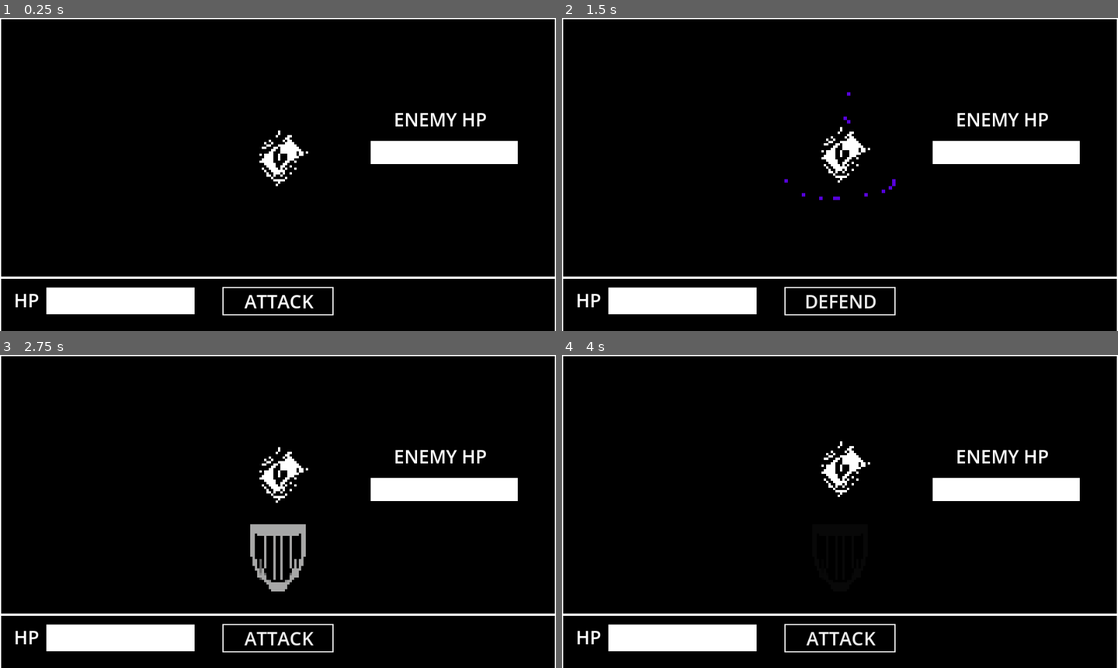
Above: before the commit, frames 1-4 (two rows, left to right).
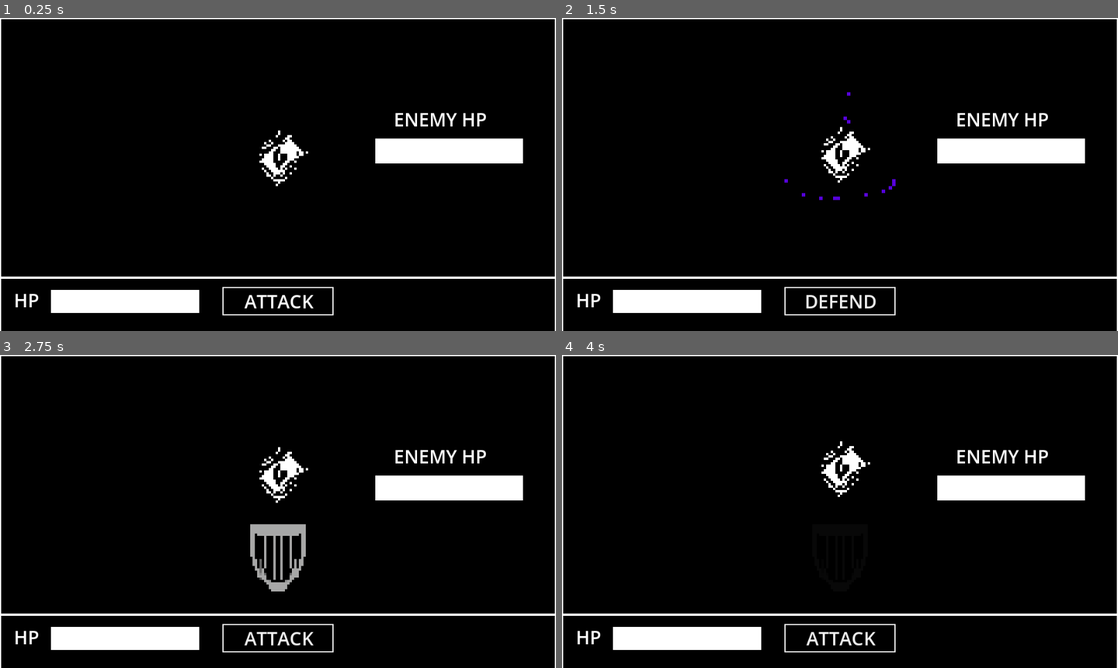
Above: after the commit, the same moments.

Repository: tjpalmer/darkvision
Game: Godot game, scene res://battle-engine/battle-engine.tscn
The game is run twice, just before and just after one commit, with the same random seed, the same clock (stepped at 60 frames per second) and the same inputs. This scene is started directly instead of the project's main scene.
Inputs:
- Up to frame 1 (0.25 s): no input
- Up to frame 2 (1.5 s): click "ATTACK" at 0.5 s; hold W (move_forward) from 1.28 s (still down)
- Up to frame 3 (2.75 s): release W (move_forward) at 2 s; click "DEFEND" at 2 s
- Up to frame 4 (4 s): hold W (move_forward) from 3.53 s (still down)

The runs differ from the first frame. In frame 1, 0.9% of the frame differs, in the area x 8-95%, y 38-95%; in frame 2, 0.9%; in frame 3, 0.9%; in frame 4, 0.9%.

Commit message:
player takes dmg

Diff:
--- a/battle-engine/battle-engine.tscn
+++ b/battle-engine/battle-engine.tscn
@@ -167,18 +167,19 @@
 script = ExtResource("6_ct57k")
 
 [node name="PlayerHealthBar" parent="." unique_id=1631433104 instance=ExtResource("7_ct57k")]
-offset_left = 80.0
-offset_top = 488.0
-offset_right = 80.0
-offset_bottom = 488.0
+offset_left = 88.00001
+offset_top = 509.0
+offset_right = 128.01431
+offset_bottom = 543.0703
 scale = Vector2(6.39771, -1.1740428)
 
 [node name="EnemyHealthBar" parent="." unique_id=207078053 instance=ExtResource("7_ct57k")]
-offset_left = 640.0
-offset_top = 232.0
-offset_right = 640.0
-offset_bottom = 232.0
-scale = Vector2(6.36, 1)
+custom_minimum_size = Vector2(100, 100)
+offset_left = 648.0
+offset_top = 208.0
+offset_right = 748.0
+offset_bottom = 308.0
+scale = Vector2(2.5489182, 0.4266063)
 
 [node name="PlayerLabelHp" type="Label" parent="." unique_id=1349741756]
 offset_left = 24.0
@@ -196,4 +197,5 @@
 theme_override_font_sizes/font_size = 32
 text = "ENEMY HP"
 
+[connection signal="damage_player" from="Enemy" to="." method="_on_enemy_damage_player"]
 [connection signal="animation_finished" from="PlayerAttackSprite" to="PlayerAttackSprite" method="_on_animation_finished"]
--- a/battle-engine/battle_engine.gd
+++ b/battle-engine/battle_engine.gd
@@ -27,3 +27,7 @@
 		_init_battle()
 
 		has_init = true
+
+
+func _on_enemy_damage_player(amount: int) -> void:
+	player_healthbar.damage(amount)
--- a/battle-engine/enemy.gd
+++ b/battle-engine/enemy.gd
@@ -13,8 +13,9 @@
 var attack_speed: float = 7.0
 var time_between_decisions: float = 4.0 # in seconds
 
+signal damage_player(amount: int)
 
-var attack_damage: float = 2.0
+var attack_damage: float = 8.0
 var health: float = 10.0
 
 @onready var sprite: AnimatedSprite2D = $AnimatedSprite2D
@@ -79,7 +80,7 @@
 	# If attack is a one-shot animation, when it finishes return to idle.
 	# Make sure the AnimatedSprite2D's "attack" animation is non-looping.
 	if not sprite.is_playing():
-		# here damage the player
+		damage_player.emit(attack_damage)
 		#print("DAMAGE TO PLAYER")
 		sprite.reset_amplitude()
 		sprite.reset_speed()
--- a/globals/player-stats.gd
+++ b/globals/player-stats.gd
@@ -8,6 +8,7 @@
 var level: int = 1
 var experience: int = 0
 var mask_pieces: int = 0
+var attack_damage: float = 6.0
 
 # Convenience helpers
 func heal(amount: int):
--- a/scenes/healthbar/HealthBar.tscn
+++ b/scenes/healthbar/HealthBar.tscn
@@ -13,21 +13,17 @@
 
 [node name="Background" type="ColorRect" parent="." unique_id=678113141]
 layout_mode = 1
-anchors_preset = 4
-anchor_top = 0.5
-anchor_bottom = 0.5
-offset_top = -20.0
-offset_right = 40.0
-offset_bottom = 20.0
+anchors_preset = 15
+anchor_right = 1.0
+anchor_bottom = 1.0
+grow_horizontal = 2
 grow_vertical = 2
 color = Color(0.23392546, 0.23392546, 0.23392543, 1)
 
 [node name="Fill" type="ColorRect" parent="." unique_id=1396796272]
 layout_mode = 1
-anchors_preset = 4
-anchor_top = 0.5
-anchor_bottom = 0.5
-offset_top = -20.0
-offset_right = 40.0
-offset_bottom = 20.0
+anchors_preset = 15
+anchor_right = 1.0
+anchor_bottom = 1.0
+grow_horizontal = 2
 grow_vertical = 2
